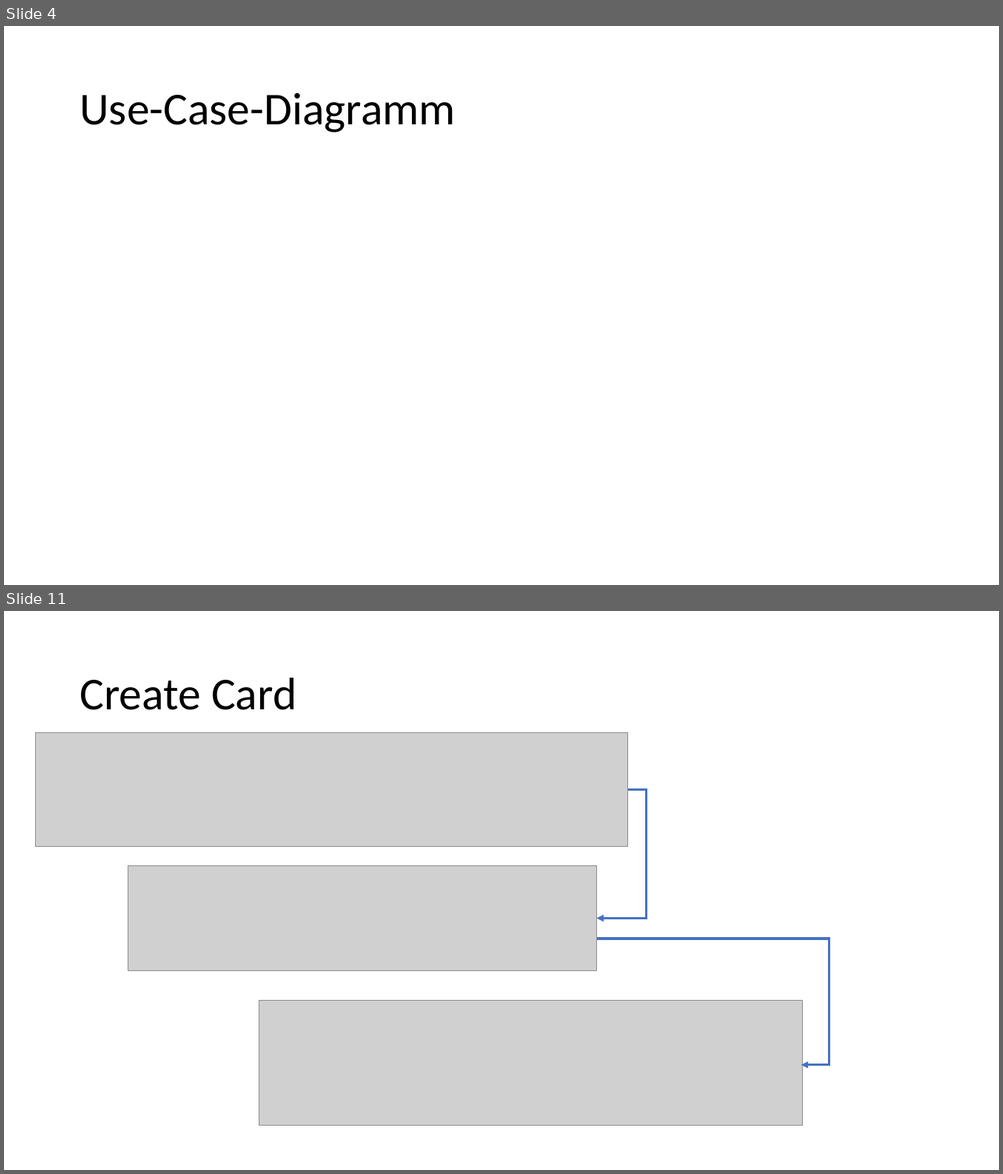
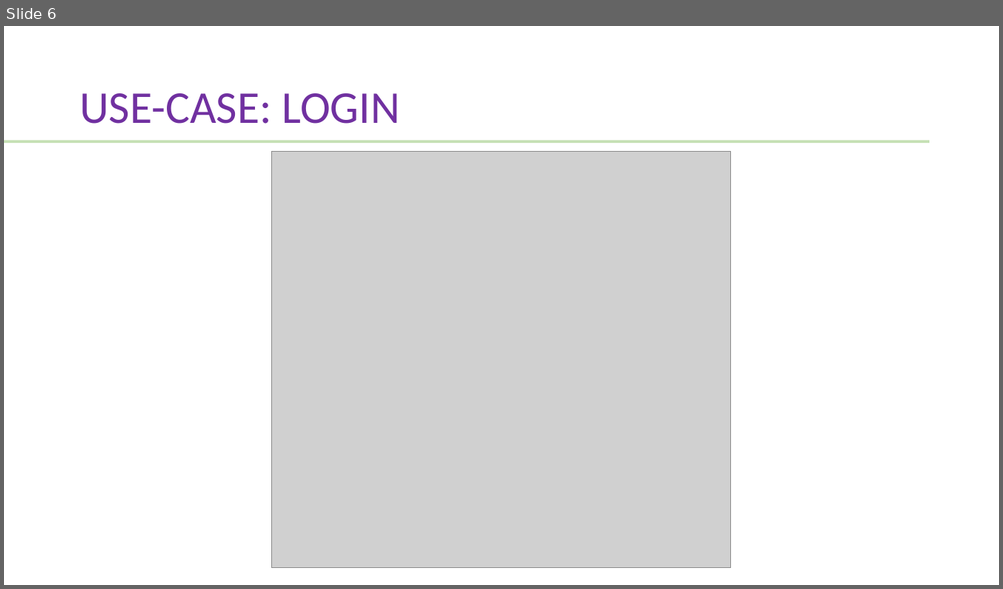
Before and after one commit to WI18C/Lernsoftware, a slide deck: Zwischenpräsentation.pptx. Shown one above the other, each under a label of ours: slides 4 and 11 before the commit, slide 6 after it; the slides between them are not shown. The pictures are 1003x1174 and 1003x589 pixels, drawn with LibreOffice and Linux fonts; fonts in the diff are those of the drawing; grey boxes stand for pictures. Boxes give left, top, right and bottom in pixels: in the first picture for what was removed or moved away, otherwise in the second. Text is boxed around its words. In the diff, an @@ line names an element or a change of style, - is before the commit and + after.

```diff
--- a/Zwischenpräsentation.pptx
+++ b/Zwischenpräsentation.pptx
@@ slide 11 removed at [4, 611, 999, 1170], background #FFFFFF @@
@@ title removed at [79, 678, 296, 710] @@
-Create Card
@@ picture removed at [35, 732, 628, 847] @@
@@ elbow arrow removed from (628, 790) to (597, 918) @@
@@ picture removed at [128, 866, 597, 971] @@
@@ elbow arrow removed from (597, 940) to (801, 1065) @@
@@ picture removed at [259, 1001, 802, 1126] @@
@@ what was slide 4 is now slide 6 @@
@@ slide 6 changed as well @@
@@ title at [79, 93, 399, 124]: text changed; text colour #000000 to #7030A0 @@
-Use-Case-Diagramm
+USE-CASE: LOGIN
@@ rectangle added at [4, 140, 929, 143], fill #C5E0B4 @@
@@ picture added at [272, 151, 731, 568] @@
```
Also in this commit, not shown: 9 other slides changed, 5 slides added, 1 other slide removed.
